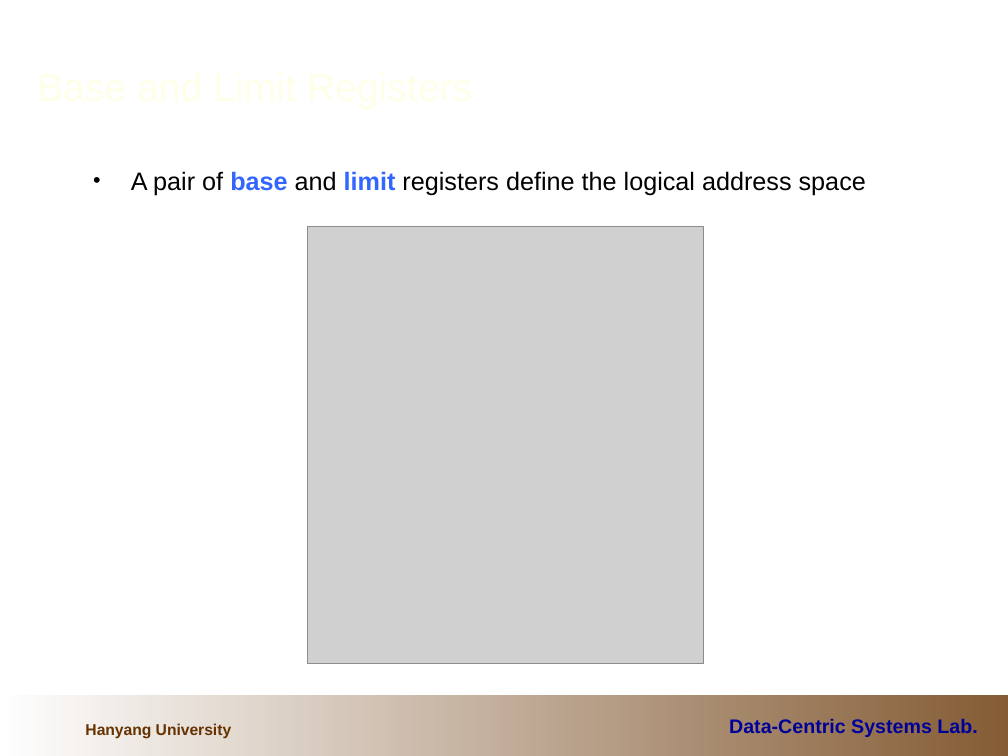
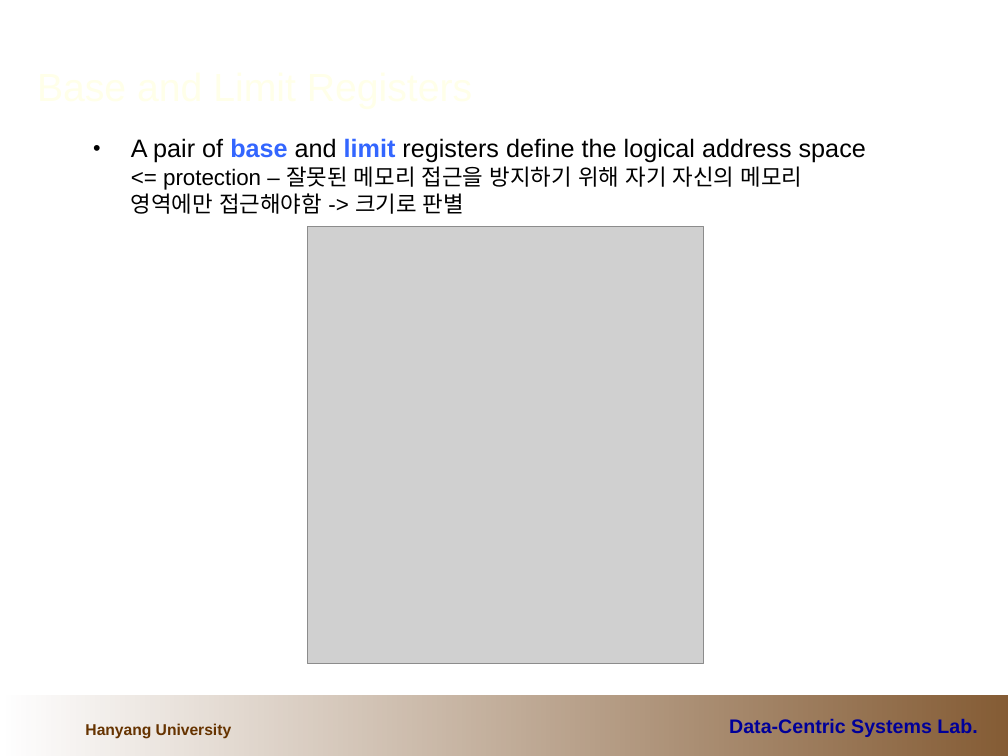
Before and after one commit to cocojk/major, a slide deck: slide 6 of os/이론/7.MemoryManagement.ppt. Drawn at 1008x756 pixels with LibreOffice and Linux fonts; fonts in the diff are those of the drawing; grey boxes stand for pictures; background and template pictures are left out. Boxes give left, top, right and bottom in pixels: in the first picture for what was removed or moved away, otherwise in the second. Text is boxed around its words. In the diff, an @@ line names an element or a change of style, - is before the commit and + after.

```diff
--- a/os/이론/7.MemoryManagement.ppt
+++ b/os/이론/7.MemoryManagement.ppt
@@ text at [131, 138, 866, 214]: text changed @@
-• A pair of base and limit registers define the logical address space
+• A pair of base and limit registers define the logical address space <= protection – 잘못된 메모리 접근을 방지하기 위해 자기 자신의 메모리 영역에만 접근해야함 -> 크기로 판별
```
Also in this commit, not shown: 5 other slides changed.
